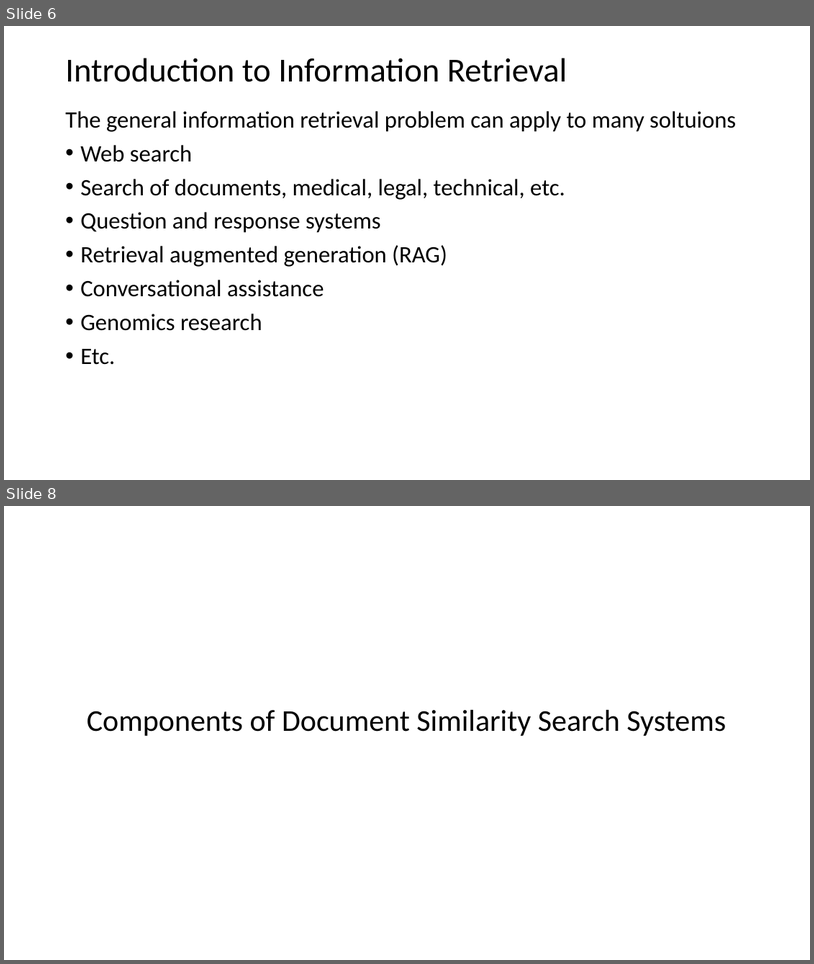
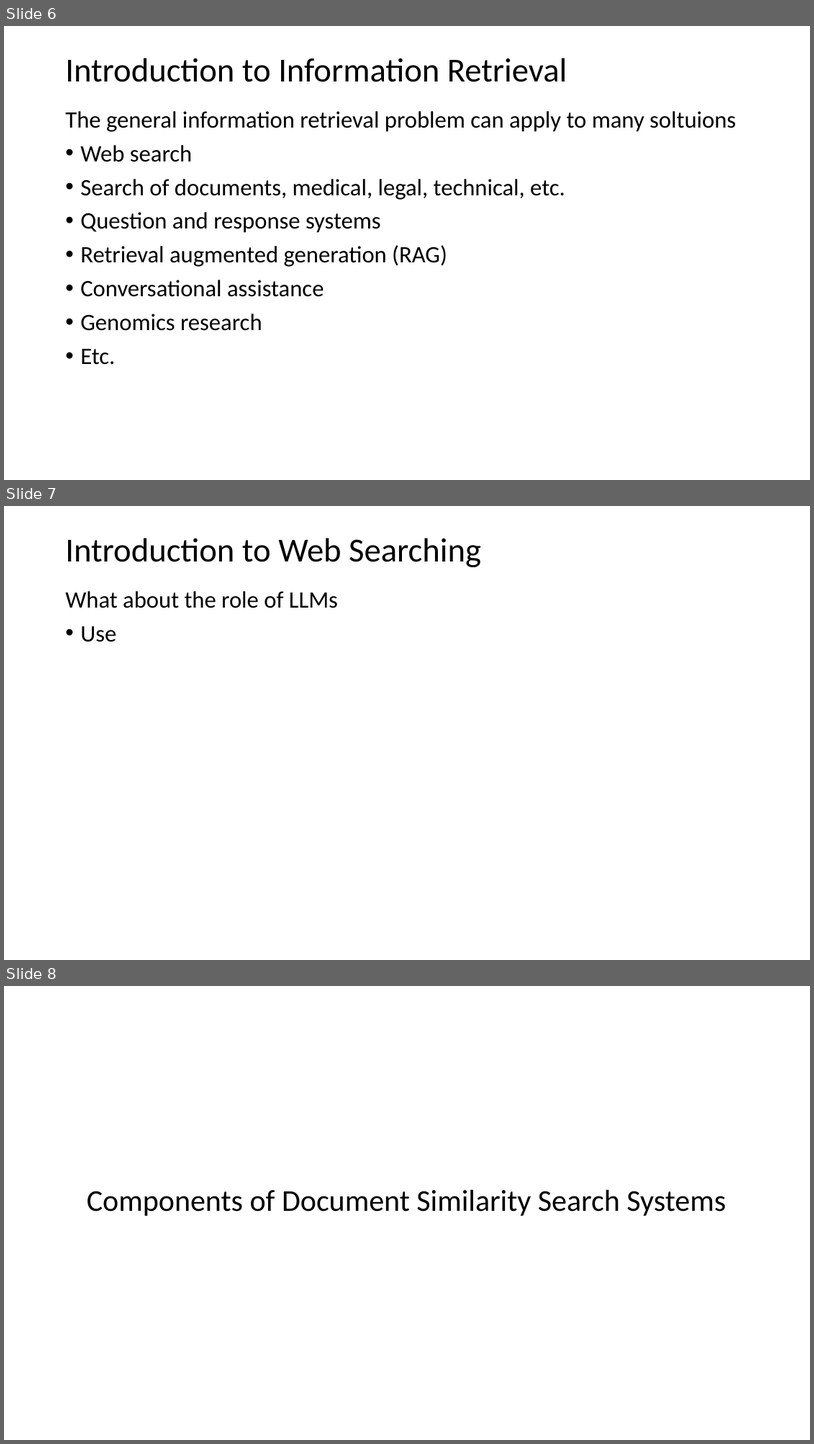
Before and after one commit to harelgabainew/school1, a slide deck: slides/7_DocumentWebSearching.pptx. Shown one above the other, each under a label of ours: slides 6 and 8 before the commit, slides 6, 7 and 8 after it; the slides between them are not shown. The pictures are 814x964 and 814x1444 pixels, drawn with LibreOffice and Linux fonts; fonts in the diff are those of the drawing. Boxes give left, top, right and bottom in pixels: in the first picture for what was removed or moved away, otherwise in the second. Text is boxed around its words. In the diff, an @@ line names an element or a change of style, - is before the commit and + after.

```diff
--- a/slides/7_DocumentWebSearching.pptx
+++ b/slides/7_DocumentWebSearching.pptx
@@ slide 7 added at (x1=4, y1=506, x2=810, y2=960), background #FFFFFF @@
@@ title added at (x1=65, y1=538, x2=481, y2=567), 40 pt, text #000000 @@
+Introduction to Web Searching
@@ text added at (x1=65, y1=591, x2=338, y2=642), 28 pt, text #000000 @@
+What about the role of LLMs
+• Use
```
Also in this commit, not shown: 3 slides changed, 11 other slides added, 1 slide removed.
